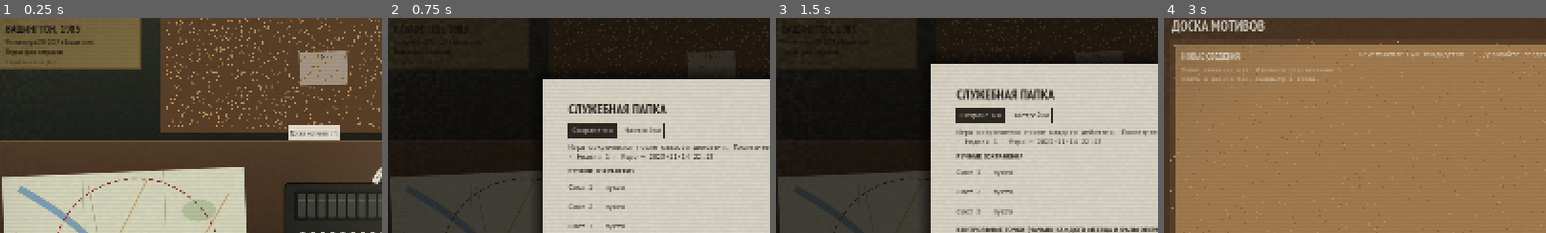
Above: before the commit, frames 1-4 (left to right).
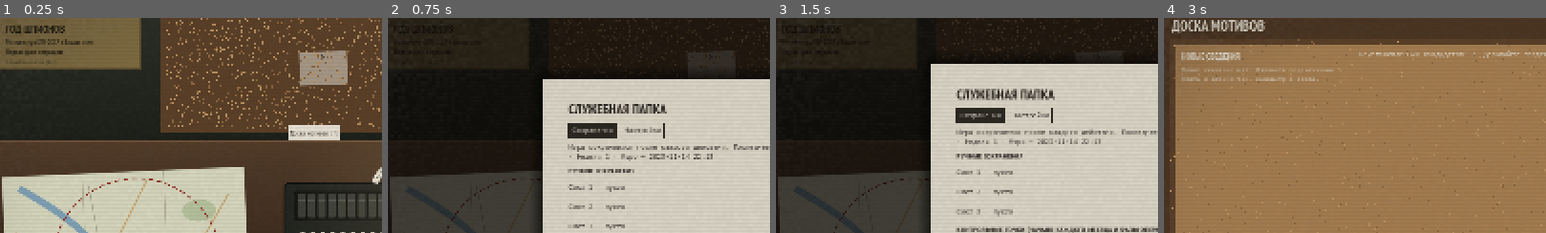
Above: after the commit, the same moments.

Repository: igorverevkin1992/kgb-game
Game: Godot game, scene res://ui/main.tscn
Same seed, same stepped clock (60 frames per second), same inputs: the game is played once before the commit and once after it.
Inputs (mouse positions are % of the whole screen's width and height, from its top left):
- Up to frame 1 (0.25 s): no input
- Up to frame 2 (0.75 s): click (12, 11) at 0.5 s
- Up to frame 3 (1.5 s): click "Начать заново…" at 1.25 s
- Up to frame 4 (3 s): click "Начать операцию заново" at 2 s; click (45, 17) at 2.75 s
The pictures show only the part of the screen within x 3-53%, y 5-55%; the shares and areas given below are measured in that part.

The runs differ from the first frame. In frame 1, 0.4% of the frame differs, in the area x 2-21%, y 3-8%; in frame 2, less than 0.1%; in frame 3, less than 0.1%; in frame 4, nothing differs.

Commit message:
Игра называется «Год шпионов»
Название в окне, на табличке и в документах; сборка GodShpionov.exe; каталог данных
%APPDATA%/GodShpionov; архив плейтеста GodShpionov-playtest-N.zip; английское — «Year of Spies».

Co-Authored-By: Claude Opus 5.5 <noreply@anthropic.com>
Claude-Session: https://claude.ai/code/session_01Wngqphuy3LvjXMeo2H9rdm

Diff:
--- a/engine/saves.gd
+++ b/engine/saves.gd
@@ -56,7 +56,7 @@
 		return {"ok": false, "error": "Сохранение повреждено: это не JSON"}
 	var data = r.data
 	if typeof(data) != TYPE_DICTIONARY or data.get("format") != FORMAT:
-		return {"ok": false, "error": "Это не сохранение игры «Вашингтон, 1985»"}
+		return {"ok": false, "error": "Это не сохранение игры «Год шпионов»"}
 	if data.get("version") == 4 and typeof(data.get("state")) == TYPE_DICTIONARY:
 		data.state["verified"] = {}
 		data.state["requests"] = []
--- a/i18n/en.json
+++ b/i18n/en.json
@@ -1,5 +1,5 @@
 {
-  "game.title": "Washington, 1985",
+  "game.title": "Year of Spies",
   "game.subtitle": "Secure room of the rezidentura, Mount Alto",
   "desk.locked": "Unlocks in Act {act}",
   "desk.back": "Back to the desk",
--- a/i18n/ru.json
+++ b/i18n/ru.json
@@ -1,5 +1,5 @@
 {
-  "game.title": "Вашингтон, 1985",
+  "game.title": "Год шпионов",
   "game.subtitle": "Резидентура КГБ СССР в Вашингтоне",
   "desk.locked": "Откроется {phase}",
   "desk.back": "Вернуться к столу",
--- a/project.godot
+++ b/project.godot
@@ -1,12 +1,12 @@
-; Вашингтон, 1985 — проект Godot 4.7 (GDScript, рендерер Compatibility).
+; Год шпионов — проект Godot 4.7 (GDScript, рендерер Compatibility).
 config_version=5
 
 [application]
 
-config/name="Вашингтон, 1985"
+config/name="Год шпионов"
 config/version="0.10.0"
 config/use_custom_user_dir=true
-config/custom_user_dir_name="Washington1985"
+config/custom_user_dir_name="GodShpionov"
 config/description="Диегетический UI-симулятор резидента ПГУ КГБ в Вашингтоне, 1984–1986."
 run/main_scene="res://ui/main.tscn"
 config/features=PackedStringArray("4.7", "GL Compatibility")
--- a/tests/ui/scenes_desk.gd
+++ b/tests/ui/scenes_desk.gd
@@ -7,7 +7,7 @@
 
 func scene_desk_act1() -> void:
 	await start()
-	has_text("plaque", "ВАШИНГТОН, 1985")
+	has_text("plaque", "ГОД ШПИОНОВ")
 	for v in ["map", "mice", "cipher", "finance", "dialog", "inbox"]:
 		ok(enabled("desk-object-" + v), v + " открыт")
 	for v in ["counterintel"]:
Not shown, changed: docs/playtest-tester.txt
Not shown, changed: export_presets.cfg
Not shown, added: tests/test_achievements.gd.uid
Not shown, added: tests/ui/scenes_stability.gd.uid
Not shown, changed: CLAUDE.md
Not shown, changed: docs/plan.md
Not shown, changed: docs/playtest.md
Not shown, changed: docs/steam.md
Not shown, changed: tools/export.sh
